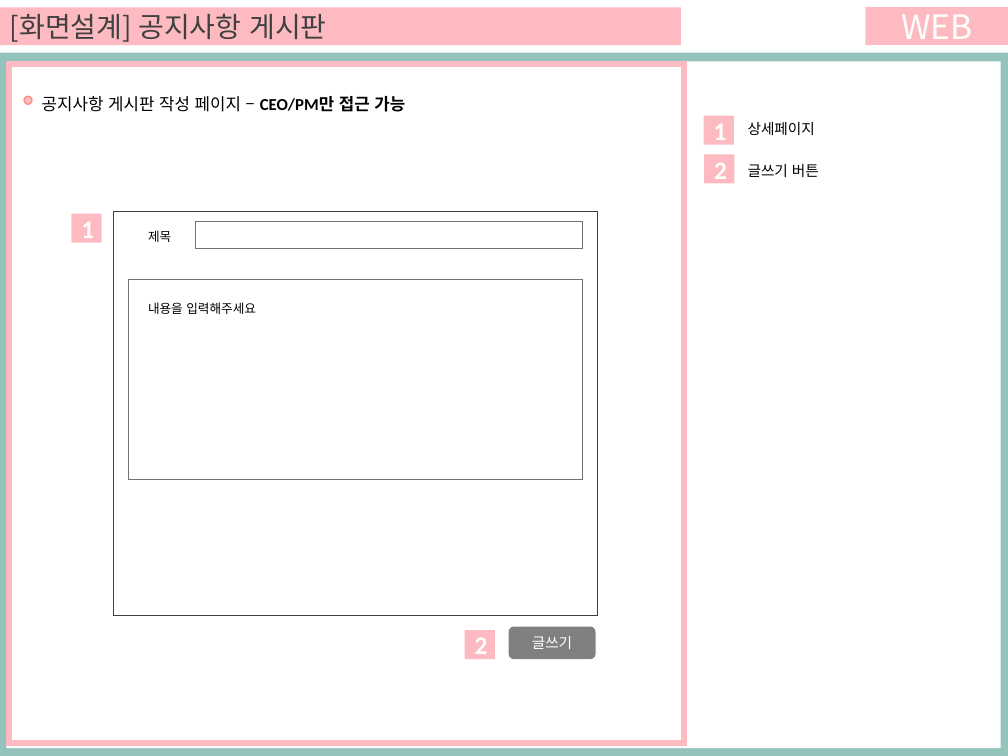
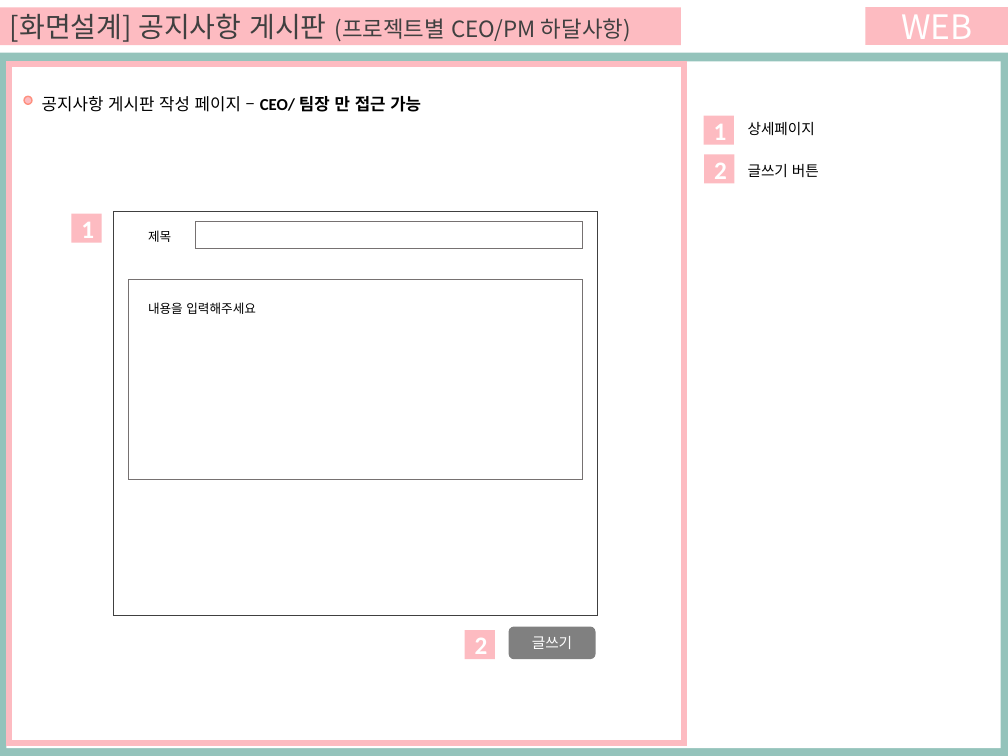
Before and after one commit to ezenteam03/project06, a slide deck: slide 72 of WebContent/HANA/PPT/0508 합본.pptx (slide 14 before the commit). Drawn at 1008x756 pixels with LibreOffice and Linux fonts; fonts in the diff are those of the drawing. Boxes give left, top, right and bottom in pixels: in the first picture for what was removed or moved away, otherwise in the second. Text is boxed around its words. In the diff, an @@ line names an element or a change of style, - is before the commit and + after.

```diff
--- a/WebContent/HANA/PPT/0508 합본.pptx
+++ b/WebContent/HANA/PPT/0508 합본.pptx
@@ text in rectangle at [10, 13, 631, 42]: text changed; size 20 to 16 pt @@
-[화면설계] 공지사항 게시판
+[화면설계] 공지사항 게시판 (프로젝트별 CEO/PM 하달사항)
@@ text at [42, 96, 421, 112]: text changed @@
-공지사항 게시판 작성 페이지 – CEO/PM만 접근 가능
+공지사항 게시판 작성 페이지 – CEO/ 팀장 만 접근 가능
```
Also in this commit, not shown: 18 other slides changed, 64 slides added.
